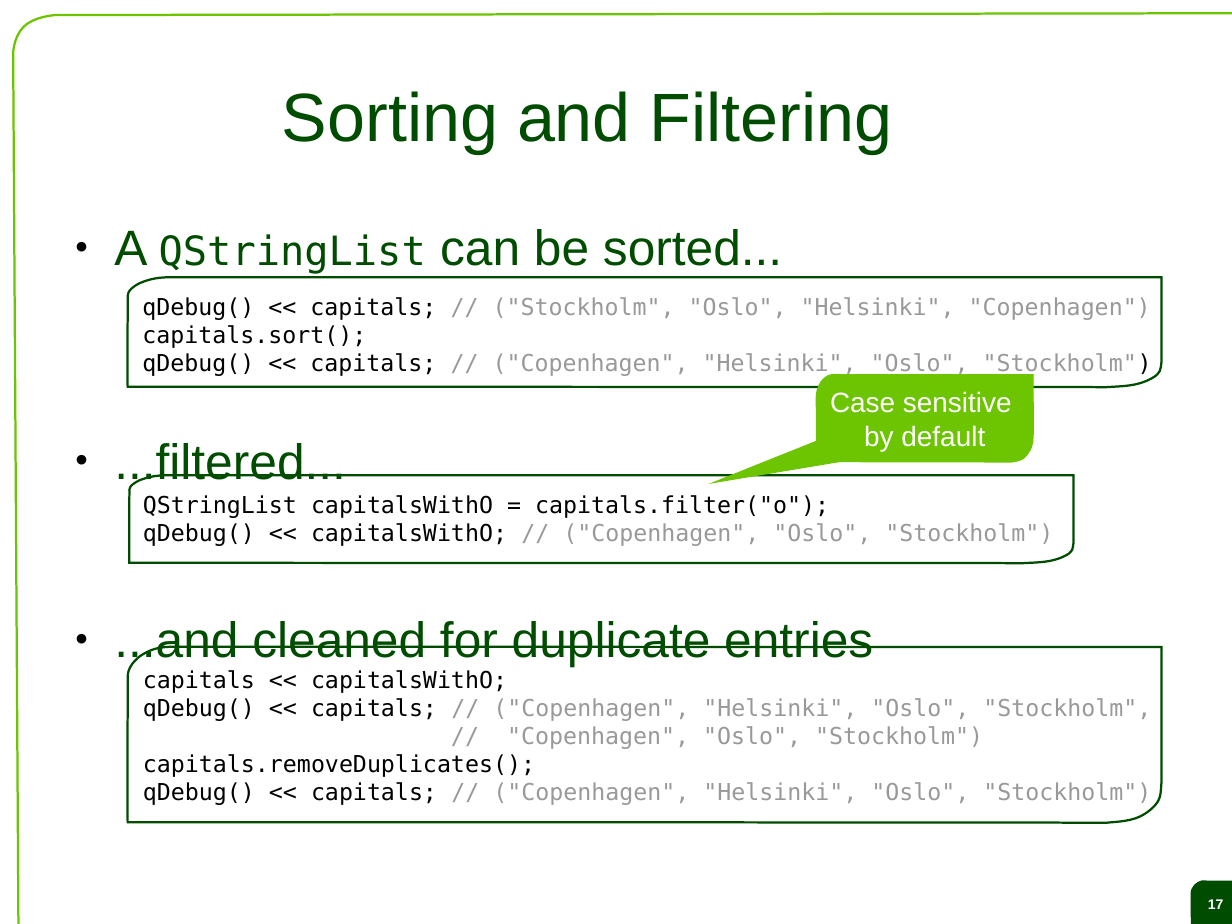
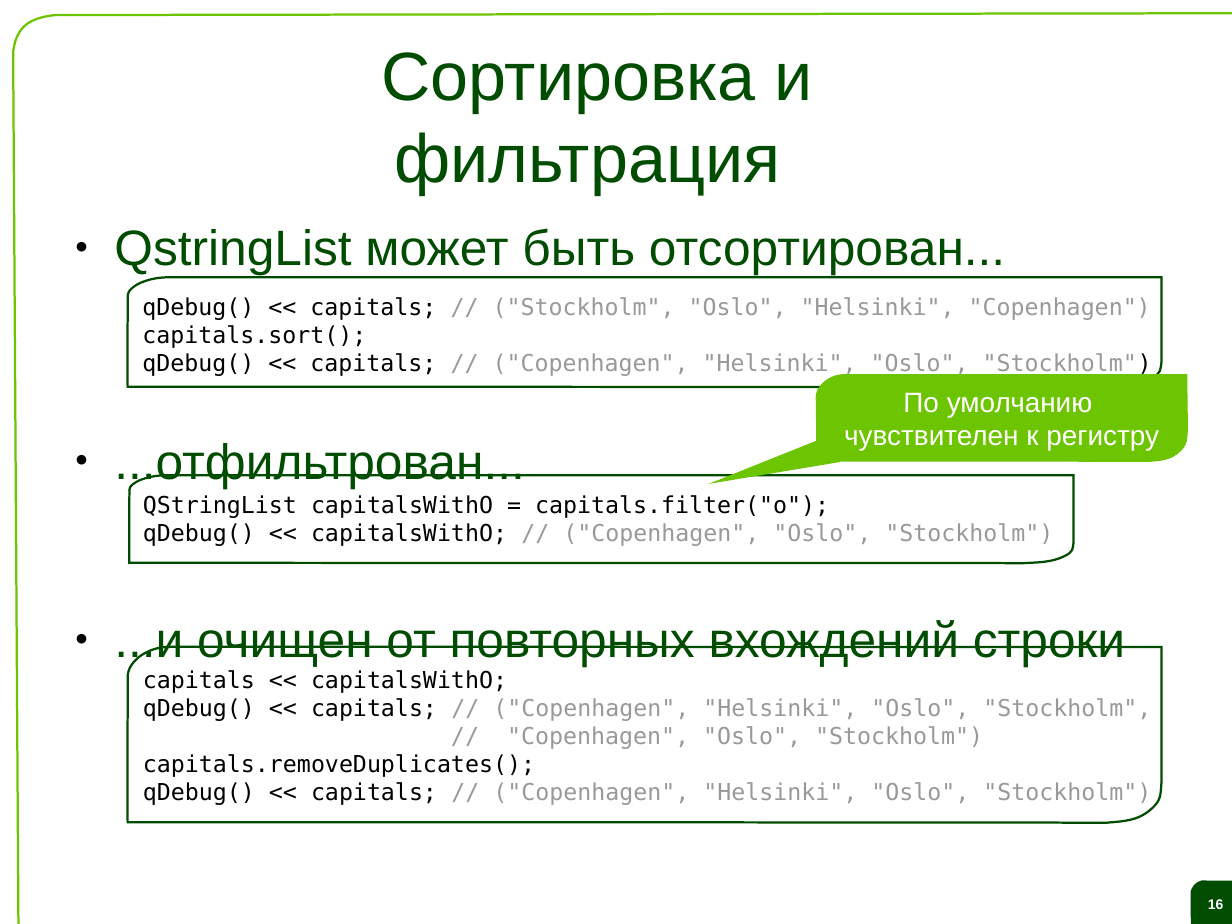
Before and after one commit to saa/qecm, a slide deck: slide 16 of Lectures and Exercises/L04 - Datatypes collections and files/L4 Slides.odp (slide 17 before the commit). Drawn at 1232x924 pixels with LibreOffice and Linux fonts; fonts in the diff are those of the drawing; background and template pictures are left out. Boxes give left, top, right and bottom in pixels: in the first picture for what was removed or moved away, otherwise in the second. Text is boxed around its words. In the diff, an @@ line names an element or a change of style, - is before the commit and + after.

```diff
--- a/Lectures and Exercises/L04 - Datatypes collections and files/L4 Slides.odp
+++ b/Lectures and Exercises/L04 - Datatypes collections and files/L4 Slides.odp
@@ title at (x1=381, y1=52, x2=813, y2=194): text changed @@
-Sorting and Filtering
+Сортировка и фильтрация
@@ text at (x1=114, y1=228, x2=1125, y2=666): text changed @@
-● A QStringList can be sorted...
-● ...filtered...
-● ...and cleaned for duplicate entries
+● QstringList может быть отсортирован...
+● ...отфильтрован...
+● ...и очищен от повторных вхождений строки
@@ freeform shape removed at (x1=816, y1=375, x2=1034, y2=463) @@
-Case sensitive
-by default
@@ freeform shape added at (x1=816, y1=375, x2=1188, y2=463), fill #6DC400, 18 pt, text #FFFFFF @@
+По умолчанию
+чувствителен к регистру
@@ page number at (x1=1208, y1=899, x2=1224, y2=909): text changed @@
-17
+16
```
Also in this commit, not shown: 23 other slides changed, 40 slides added, 41 slides removed.
